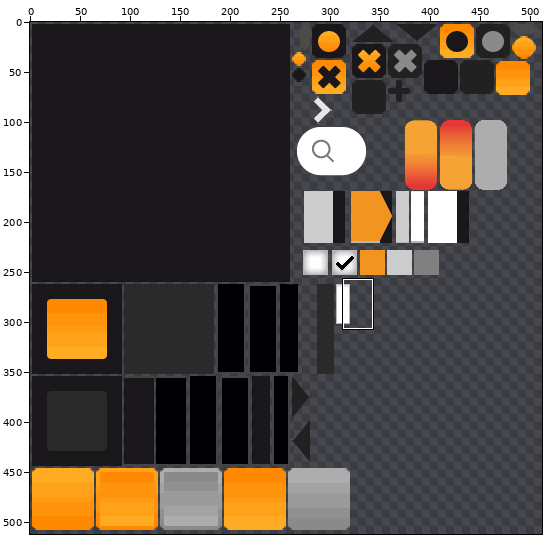
Edited in one commit: sprite sheet (hotmusic-admin2/src/assets/theme/metalworks.png). Above, an overview of the earlier version with the close-up marked.
Close-up. As it was:
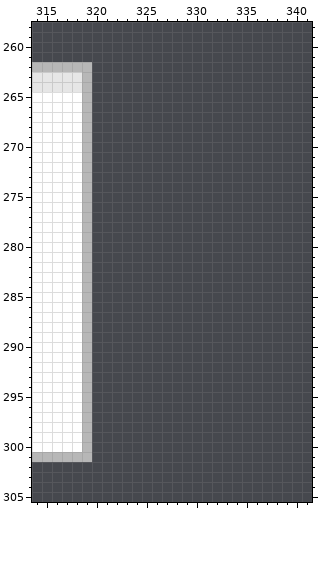
The file is 512x512 pixels. Pixels under 10% opacity are left out. Colours within 5 levels of each other are drawn and written as one. Shown: x 314..341, y 258..305.
The same view after the edit:
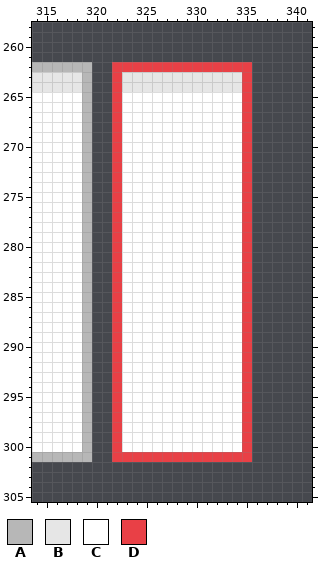
Palette (. is transparent): A #b7b7b7  B #e6e6e6  C #ffffff  D #e94046
Edits made:
The edit adds colour B in rows 263 to 264 at x 323 to 334.
The edit adds colour C in rows 265 to 300 at x 323 to 334.
The edit adds colour D in row 262 at x 322 to 335; in rows 263 to 300 at x 322 and 335; in row 301 at x 322 to 335.
